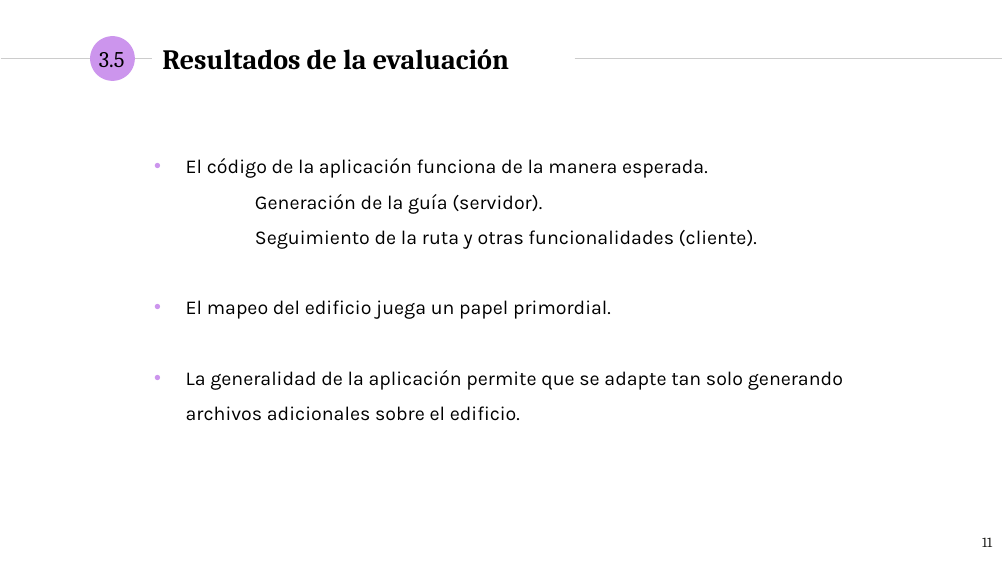
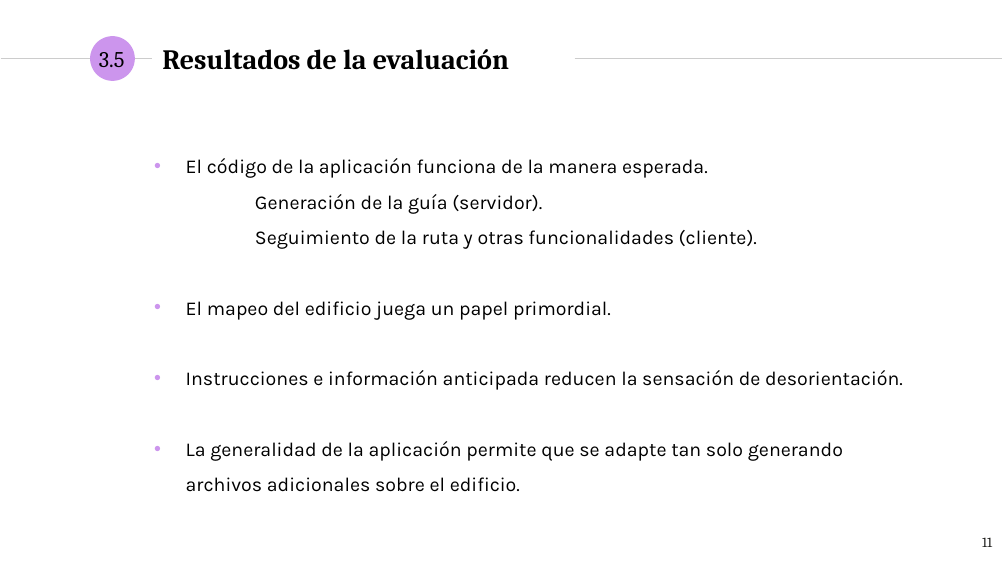
Before and after one commit to NILGroup/TFG-1920-DiscapacidadVisual, a slide deck: slide 11 of Defensa/Viola · SlidesCarnival_DiaposBelen.pptx. Drawn at 1008x567 pixels with LibreOffice and Linux fonts; fonts in the diff are those of the drawing. Boxes give left, top, right and bottom in pixels: in the first picture for what was removed or moved away, otherwise in the second. Text is boxed around its words. In the diff, an @@ line names an element or a change of style, - is before the commit and + after.

```diff
--- a/Defensa/Viola · SlidesCarnival_DiaposBelen.pptx
+++ b/Defensa/Viola · SlidesCarnival_DiaposBelen.pptx
@@ text at (186,370,903,390): paragraph added @@
+• Instrucciones e información anticipada reducen la sensación de desorientación.
```
